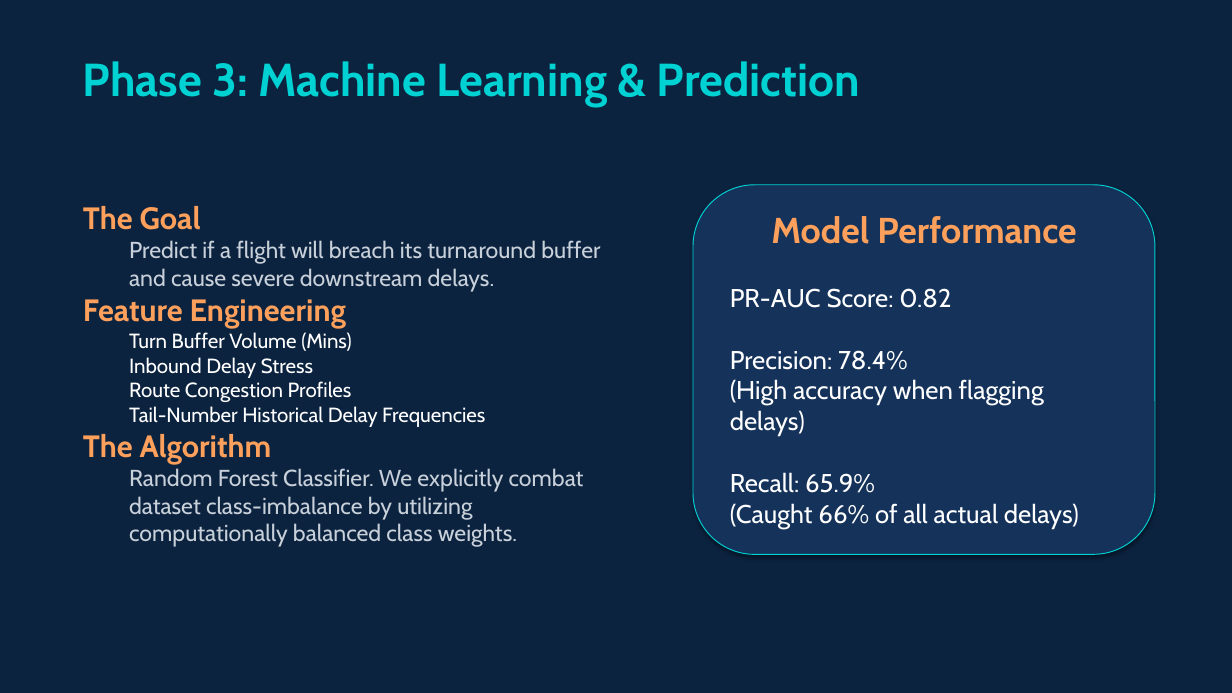
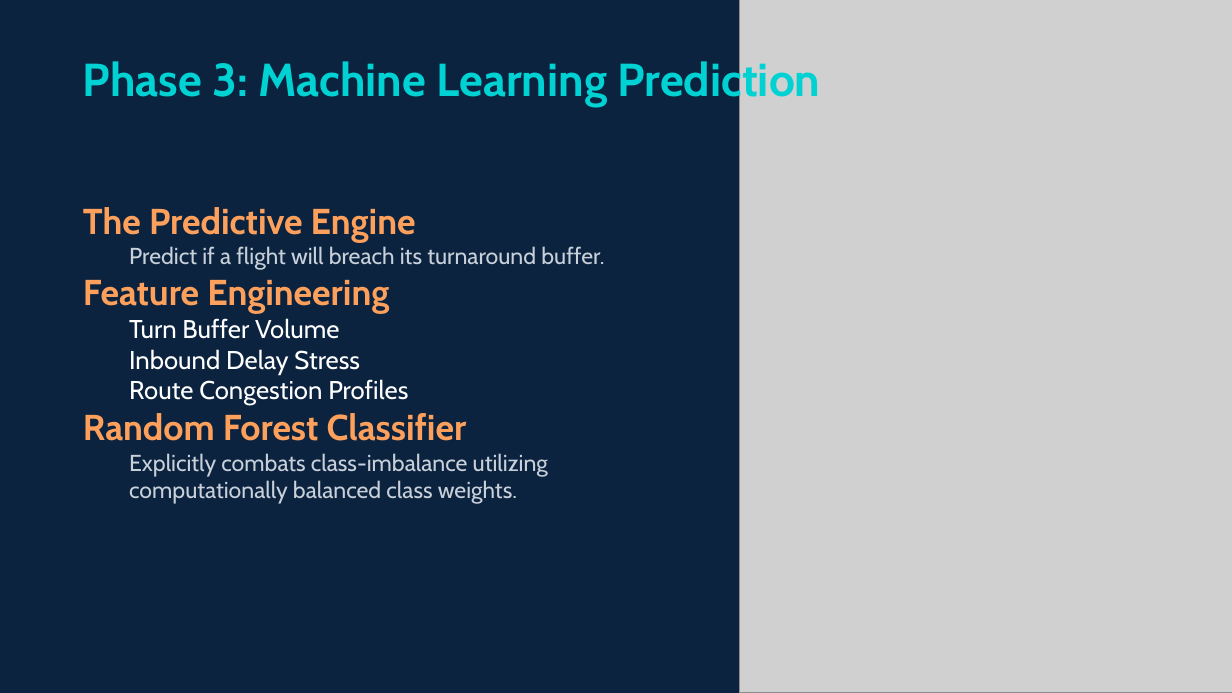
Before and after one commit to shreshth-nanda83/Turnaround-Optimization-Model, a slide deck: slide 5 of Workflow_Presentation.pptx. Drawn at 1232x693 pixels with LibreOffice and Linux fonts; fonts in the diff are those of the drawing; grey boxes stand for pictures. Boxes give left, top, right and bottom in pixels: in the first picture for what was removed or moved away, otherwise in the second. Text is boxed around its words. In the diff, an @@ line names an element or a change of style, - is before the commit and + after.

Commit message:
design: Redesign PPTX with visual assets, background images, and rich layouts

```diff
--- a/Workflow_Presentation.pptx
+++ b/Workflow_Presentation.pptx
@@ picture added at box(739, 0, 1232, 693) @@
@@ text at box(83, 57, 821, 107): text changed @@
-Phase 3: Machine Learning & Prediction
+Phase 3: Machine Learning Prediction
@@ text at box(83, 207, 604, 270): text changed @@
-The Goal
-  Predict if a flight will breach its turnaround buffer and cause severe downstream delays.
+The Predictive Engine
+  Predict if a flight will breach its turnaround buffer.
@@ rounded rectangle removed at box(693, 185, 1155, 555) @@
@@ text removed at box(771, 216, 1076, 244) @@
-Model Performance
@@ text at box(83, 280, 408, 405): size 24 to 28 pt in "Feature Engineering"; size 16 to 20 pt in "Inbound Delay Stress", "Route Congestion Profiles" @@
@@ text removed at box(730, 288, 1079, 528) @@
-PR-AUC Score: 0.82
-Precision: 78.4%
-(High accuracy when flagging delays)
-Recall: 65.9%
-(Caught 66% of all actual delays)
@@ text at box(129, 318, 339, 339): text changed; size 16 to 20 pt @@
-  Turn Buffer Volume (Mins)
+  Turn Buffer Volume
@@ text at box(83, 413, 548, 504): text changed @@
-  Tail-Number Historical Delay Frequencies
-The Algorithm
-  Random Forest Classifier. We explicitly combat dataset class-imbalance by utilizing computationally balanced class weights.
+Random Forest Classifier
+  Explicitly combats class-imbalance utilizing computationally balanced class weights.
```
Also in this commit, not shown: 5 other slides changed, 3 other files.
